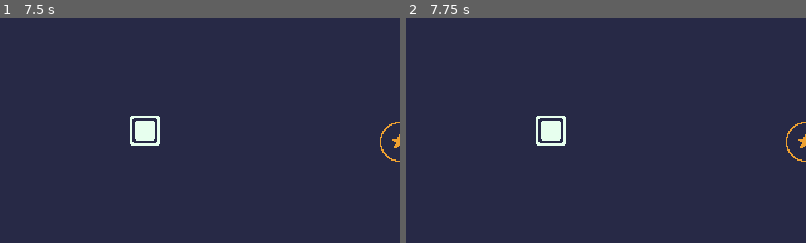
Above: before the commit, frames 1-2 (left to right).
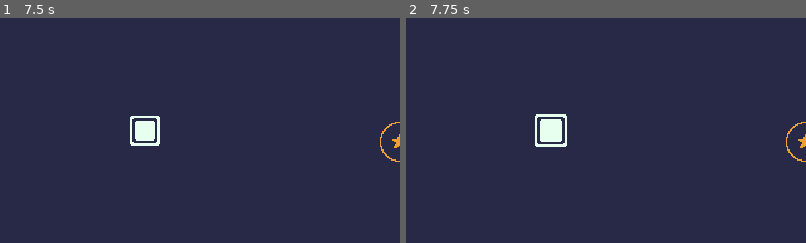
Above: after the commit, the same moments.

Repository: mrbartchak/brackeys-game-jam-2026.1
Game: Godot game, scene res://levels/level.tscn
Same seed, same stepped clock (60 frames per second), same inputs: the game is played once before the commit and once after it.
Inputs (mouse positions are % of the whole screen's width and height, from its top left):
- Up to frame 1 (7.5 s): tap Enter at 0.5, 2, 3.5 s; move the mouse to (45, 70) at 0.52 s; click (45, 70) at 0.67 s; tap Space at 1.25, 2.75, 4.25 s; drag from (80, 65) to (50, 50) at 1.27 s; move the mouse to (20, 35) at 2.02 s; click (20, 35) at 2.17 s; drag from (55, 50) to (20, 35) at 2.77 s; move the mouse to (35, 25) at 3.52 s; click (35, 25) at 3.67 s; drag from (72, 45) to (35, 25) at 4.27 s; move the mouse to (30, 55) at 5.02 s; click (30, 55) at 5.17 s; drag from (60, 28) to (50, 50) at 5.77 s; move the mouse to (45, 70) at 6.52 s; click (45, 70) at 6.67 s; drag from (80, 65) to (18, 48) at 7.27 s
- Up to frame 2 (7.75 s): no input
The pictures show only the part of the screen within x 0-50%, y 22-72%; the shares and areas given below are measured in that part.

Frame 1 is identical in both runs. In frame 2, 0.4% of the frame differs, in the area x 32-41%, y 42-58%.

Commit message:
hover effect for blocks

Diff:
--- a/blocks/block.gd
+++ b/blocks/block.gd
@@ -16,6 +16,14 @@
 
 func _mouse_enter() -> void:
 	is_hovered = true
+	if not is_dragging:
+		_tween_scale(1.1)
 
 func _mouse_exit() -> void:
 	is_hovered = false
+	if not is_dragging:
+		_tween_scale(1.0)
+
+func _tween_scale(target_scale: float) -> void:
+	var tween: Tween = create_tween()
+	tween.tween_property($Sprite, "scale", Vector2(target_scale, target_scale), 0.15).set_ease(Tween.EASE_OUT).set_trans(Tween.TRANS_CUBIC)
--- a/blocks/block.tscn
+++ b/blocks/block.tscn
@@ -6,7 +6,7 @@
 [sub_resource type="RectangleShape2D" id="RectangleShape2D_xoxf0"]
 size = Vector2(24, 24)
 
-[node name="Block" type="Area2D"]
+[node name="Block" type="Area2D" groups=["blocks"]]
 script = ExtResource("1_xoxf0")
 
 [node name="Sprite" type="Sprite2D" parent="."]
--- a/project.godot
+++ b/project.godot
@@ -23,6 +23,10 @@
 window/stretch/mode="canvas_items"
 window/stretch/scale_mode="integer"
 
+[global_group]
+
+blocks=""
+
 [rendering]
 
 textures/canvas_textures/default_texture_filter=0
--- a/target_zones/target_zone.gd
+++ b/target_zones/target_zone.gd
@@ -1,19 +1,21 @@
 class_name TargetZone
 extends Area2D
 
-var overlapping_areas: int = 0
+var overlapping_blocks: int = 0
 
 @onready var sprite: Sprite2D = $Sprite
 @onready var sprite_filled: Sprite2D = $SpriteFilled
 
 
 func _on_area_entered(area: Area2D) -> void:
-	overlapping_areas += 1
-	sprite.hide()
-	sprite_filled.show()
+	if area.is_in_group("blocks"):
+		overlapping_blocks += 1
+		sprite.hide()
+		sprite_filled.show()
 
 func _on_area_exited(area: Area2D) -> void:
-	overlapping_areas -= 1
-	if overlapping_areas == 0:
-		sprite.show()
-		sprite_filled.hide()
+	if area.is_in_group("blocks"):
+		overlapping_blocks -= 1
+		if overlapping_blocks == 0:
+			sprite.show()
+			sprite_filled.hide()
